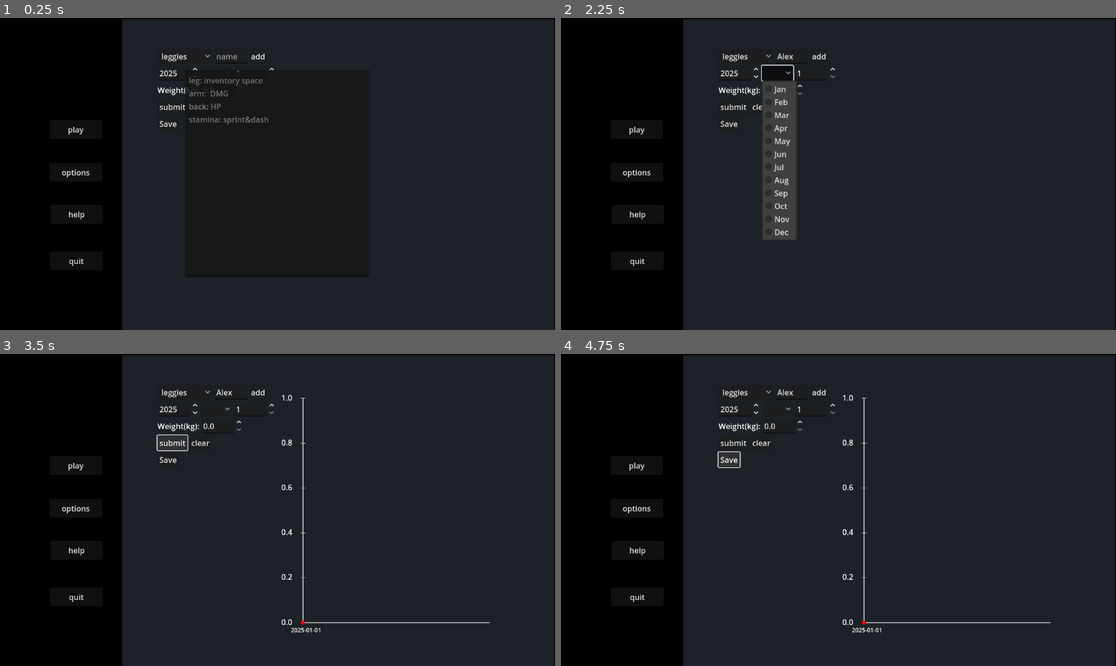
Above: before the commit, frames 1-4 (two rows, left to right).
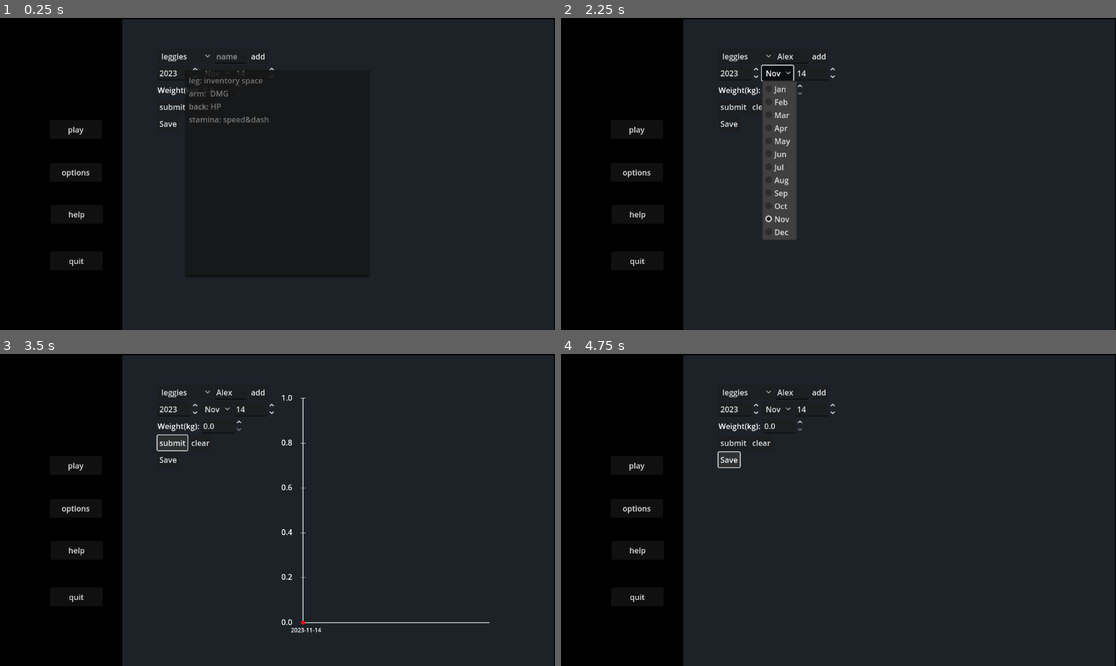
Above: after the commit, the same moments.

Repository: Actusel/fantastic-octo-computing-machine
Game: Godot game, scene res://menus/main_menu.tscn
Same seed, same stepped clock (60 frames per second), same inputs: the game is played once before the commit and once after it. The engine's default icon, where the game draws it, is replaced by a stand-in: a white triangle on a blue panel in a dark square.
Inputs (mouse positions are in pixels of both pictures, inside the frame that each line leads up to):
- Up to frame 1 (0.25 s): no input
- Up to frame 2 (2.25 s): click (794, 55) at 0.52 s; type "Alex" at 0.6 s; click "leggies" at 1.25 s; click (777, 74) at 2 s
- Up to frame 3 (3.5 s): click "submit" at 2.75 s
- Up to frame 4 (4.75 s): click "clear" at 3.5 s; click "Save" at 4.25 s

The runs differ from the first frame. In frame 1, less than 0.1% of the frame differs, in the area x 31-48%, y 16-34%; in frame 2, less than 0.1%; in frame 3, less than 0.1%; in frame 4, 0.6%, in the area x 31-89%, y 13-90%.

Commit message:
Implement loot table system, boss health bar UI and unix time to graph data
Introduces a flexible loot table system for enemies using a new LootItem resource, allowing for configurable drop chances and amounts. Refactors enemy drop logic to use loot tables, and updates enemy scenes to support this. Adds a dynamic boss health bar to the player UI, with methods for updating and hiding it, and synchronizes boss health with the player. Also includes minor adjustments to player and enemy speed, item usage, and collision masks. Refactored exercise statistics and graph to use unix time, and changed form starting values to use system time.

Diff:
--- a/Global.gd
+++ b/Global.gd
@@ -23,7 +23,6 @@
 
 func update(new_data):
 	graph_data = new_data
-	print(graph_data)
 	if graph_data:
 		stamina = _find_max_y(graph_data["stamina"])
 		leg = _find_max_y(graph_data["leggies"])
@@ -142,7 +141,7 @@
 	var item = inventory[index]["item"]
 
 	if item.type == "food":
-		get_tree().call_group("player", "hp_changed", item.strongness)
+		get_tree().call_group("player", "heal", item.strongness)
 		remove_item(index, 1)
 
 	elif item.type in ["helmet", "body", "weapon", "shield", "arrow"]:
--- a/combat/advanced_projectile.gd
+++ b/combat/advanced_projectile.gd
@@ -48,8 +48,6 @@
 	# Ignore shooter if needed, but for now just hit anything
 	if body.has_method("take_damage"):
 		body.take_damage(damage)
-	elif body.has_method("hp_changed"):
-		body.hp_changed(-damage)
 
 	queue_free()
 
--- a/combat/laser_beam.gd
+++ b/combat/laser_beam.gd
@@ -50,9 +50,9 @@
 		# Visually stop the line at the hit point
 		line.points[1] = to_local(hit_point)
 
-		if hit_obj.is_in_group("player") and hit_obj.has_method("hp_changed"):
+		if hit_obj.is_in_group("player") and hit_obj.has_method("take_damage"):
 			# Damage is applied every frame, so keep the number low!
-			hit_obj.hp_changed(-damage_per_tick)
+			hit_obj.take_damage(damage_per_tick)
 	else:
 		# If hitting nothing, draw line to max distance
 		line.points[1] = target_position
--- a/entities/base_entity.gd
+++ b/entities/base_entity.gd
@@ -4,7 +4,7 @@
 signal died
 
 @export var max_hp: float = 100.0
-@export var speed: float = 200.0
+@export var speed: float = 100.0
 
 var current_hp: float
 var can_attack: bool = true
--- a/entities/enemies/base_enemy.gd
+++ b/entities/enemies/base_enemy.gd
@@ -1,7 +1,7 @@
 class_name BaseEnemy extends BaseEntity
 
 @export var arrival_tolerance: float = 3.0
-@export var loot_table: Array[ItemData] = [] # Or use PackedScenes/Resources
+@export var loot_table: Array[LootItem] = [preload("res://wine_enemy_drops.tres")]
 
 # Common references
 var player: CharacterBody2D = null
@@ -33,19 +33,20 @@
 	queue_free()
 
 func drop_item():
-	# Default implementation using the hardcoded logic from melee_enemy for now
-	# Ideally this uses loot_table
 	var item_scene = preload("res://items&inventory/item.tscn")
-	var spear_data = preload("res://items&inventory/items/spear.tres")
-	var wine_data = preload("res://items&inventory/items/wine.tres")
-	var item_instance = item_scene.instantiate()
 
-	if randf() > 0.5:
-		item_instance.item_data = spear_data
-	else:
-		item_instance.item_data = wine_data
+	for loot_entry in loot_table:
+		if not loot_entry or not loot_entry.item_data:
+			continue
 
-	var random_offset = Vector2(randf_range(-30, 30), randf_range(-30, 30))
-	item_instance.global_position = global_position + random_offset
+		if loot_entry.chance >= 1.0 or randf() <= loot_entry.chance:
+			var count = loot_entry.get_drop_count()
+			if count > 0:
+				var item_instance = item_scene.instantiate()
+				item_instance.item_data = loot_entry.item_data
+				item_instance.amount = count
 
-	get_parent().call_deferred("add_child", item_instance)
+				var random_offset = Vector2(randf_range(-30, 30), randf_range(-30, 30))
+				item_instance.global_position = global_position + random_offset
+
+				get_parent().call_deferred("add_child", item_instance)
--- a/entities/enemies/bosses/dragon_boss_fight.gd
+++ b/entities/enemies/bosses/dragon_boss_fight.gd
@@ -16,7 +16,6 @@
 # --- Timer References (Add these nodes as children of the Boss) ---
 @onready var attack_timer = $AttackTimer
 @onready var movement_tween: Tween
-@onready var hp_bar: ProgressBar = $hp_bar
 
 # --- Difficulty Scaling Logic ---
 var bullet_count: int
@@ -26,8 +25,13 @@
 	calculate_difficulty_stats()
 	current_hp = max_hp
 	start_attack_cycle()
-	hp_bar.max_value = max_hp
-	hp_bar.value = max_hp
+
+	if has_node("hp_bar"):
+		get_node("hp_bar").hide()
+
+	var player = get_tree().get_first_node_in_group("player")
+	if player and player.has_method("update_boss_health"):
+		player.update_boss_health(current_hp, max_hp)
 
 func calculate_difficulty_stats():
 	# CLAMP bullet count: Starts at 5, maxes at 30.
@@ -47,7 +51,11 @@
 	if current_stage == Stage.TRANSITION: return
 
 	current_hp += amount
-	hp_bar.value = current_hp
+
+	var player = get_tree().get_first_node_in_group("player")
+	if player and player.has_method("update_boss_health"):
+		player.update_boss_health(current_hp, max_hp)
+
 	print(current_hp)
 
 	# Check for Phase Transition (50% HP)
@@ -228,5 +236,10 @@
 func die():
 	Global.level+=1
 	SaveManager.save_game()
+
+	var player = get_tree().get_first_node_in_group("player")
+	if player and player.has_method("hide_boss_health"):
+		player.hide_boss_health()
+
 	get_tree().change_scene_to_file("res://environments/maze.tscn")
 	queue_free()
--- /dev/null
+++ b/entities/enemies/loot_item.gd
@@ -0,0 +1,27 @@
+class_name LootItem extends Resource
+
+enum Distribution {
+	UNIFORM,
+	LOWER_IS_BETTER
+}
+
+@export var item_data: ItemData
+@export_range(0.0, 1.0) var chance: float = 1.0
+@export var min_amount: int = 1
+@export var max_amount: int = 1
+@export var distribution: Distribution = Distribution.UNIFORM
+
+func get_drop_count() -> int:
+	if min_amount >= max_amount:
+		return min_amount
+
+	match distribution:
+		Distribution.UNIFORM:
+			return randi_range(min_amount, max_amount)
+		Distribution.LOWER_IS_BETTER:
+			# Bias towards min_amount using a square curve
+			var t = randf()
+			t = t * t
+			return min_amount + floor(t * (max_amount - min_amount + 1))
+
+	return min_amount
--- a/entities/enemies/melee_enemy.tscn
+++ b/entities/enemies/melee_enemy.tscn
@@ -1,9 +1,12 @@
-[gd_scene load_steps=11 format=3 uid="uid://b57ut7t2odqej"]
+[gd_scene load_steps=15 format=3 uid="uid://b57ut7t2odqej"]
 
 [ext_resource type="Texture2D" uid="uid://bmspdadwfumot" path="res://assets/icon.svg" id="1_otv3p"]
 [ext_resource type="Script" uid="uid://pq8gromuo0og" path="res://entities/enemies/melee_enemy.gd" id="1_vn61j"]
 [ext_resource type="Texture2D" uid="uid://blcesbt6kmxbg" path="res://assets/long_arrow.png" id="2_kj6g3"]
 [ext_resource type="Script" uid="uid://bv3wxj82p0prm" path="res://items&inventory/item_data.gd" id="3_j2cp2"]
+[ext_resource type="Resource" uid="uid://bbi1f0s3e6nmr" path="res://items&inventory/items/spear.tres" id="4_omiy7"]
+[ext_resource type="Script" uid="uid://cxqoqdw8t4gis" path="res://entities/enemies/loot_item.gd" id="4_pyybu"]
+[ext_resource type="Resource" uid="uid://dxjkcc121w4py" path="res://wine_enemy_drops.tres" id="5_wivaj"]
 
 [sub_resource type="Resource" id="Resource_kj6g3"]
 script = ExtResource("3_j2cp2")
@@ -11,6 +14,12 @@
 icon = ExtResource("2_kj6g3")
 strongness = 15.0
 metadata/_custom_type_script = "uid://bv3wxj82p0prm"
+
+[sub_resource type="Resource" id="Resource_niood"]
+script = ExtResource("4_pyybu")
+item_data = ExtResource("4_omiy7")
+chance = 0.2
+metadata/_custom_type_script = "uid://cxqoqdw8t4gis"
 
 [sub_resource type="CircleShape2D" id="CircleShape2D_vn61j"]
 radius = 26.019224
@@ -34,6 +43,8 @@
 wall_min_slide_angle = 0.0
 script = ExtResource("1_vn61j")
 weapon_data = SubResource("Resource_kj6g3")
+loot_table = Array[ExtResource("4_pyybu")]([ExtResource("5_wivaj"), SubResource("Resource_niood")])
+speed = 150.0
 
 [node name="Sprite2D" type="Sprite2D" parent="."]
 modulate = Color(1, 0, 0, 1)
--- a/entities/enemies/spike_shooter_enemy.tscn
+++ b/entities/enemies/spike_shooter_enemy.tscn
@@ -17,6 +17,7 @@
 
 [node name="SpikeShooterEnemy" type="CharacterBody2D" groups=["enemy"]]
 collision_layer = 4
+collision_mask = 17
 motion_mode = 1
 script = ExtResource("1_0qun3")
 
--- a/entities/enemies/turret_enemy.gd
+++ b/entities/enemies/turret_enemy.gd
@@ -75,7 +75,7 @@
 		shoot()
 
 		if run:
-			velocity = Vector2(1, 0).rotated(rotation)*-75
+			velocity = Vector2(1, 0).rotated(rotation)*-speed
 			move_and_slide()
 		else: velocity = Vector2.ZERO
 	# If the ray *is* colliding, it means a wall is in the way.
--- a/entities/enemies/turret_enemy.tscn
+++ b/entities/enemies/turret_enemy.tscn
@@ -21,8 +21,10 @@
 
 [node name="TurretEnemy" type="CharacterBody2D" groups=["enemy"]]
 collision_layer = 4
+collision_mask = 17
 motion_mode = 1
 script = ExtResource("1_l1ivg")
+speed = 75.0
 
 [node name="Sprite2D" type="Sprite2D" parent="."]
 modulate = Color(1, 0, 0, 1)
--- a/entities/player/player.gd
+++ b/entities/player/player.gd
@@ -13,10 +13,10 @@
 @onready var player_sprite: Sprite2D = $PlayerSprite
 @onready var collision_shape_2d: CollisionShape2D = $CollisionShape2D
 @onready var projectile_spawn: Marker2D = $ProjectileSpawn
+@onready var save_label: Label = $ui/SaveLabel
 # Decoupled MazeGen reference
 signal player_died
 
-var save_label: Label
 
 @export var weapon: ItemData = null
 # can_attack is in BaseEntity
@@ -29,16 +29,13 @@
 var dashing = false
 var dash_timer: float
 var damage: float
+var boss_bar: ProgressBar
 
 func _ready() -> void:
 	super._ready()
 	# Create Save Label
-	save_label = Label.new()
-	save_label.text = "Progress Saved"
-	save_label.visible = false
-	save_label.position = Vector2(20, 20) # Adjust position as needed
-	save_label.add_theme_color_override("font_color", Color.YELLOW)
-	$ui.add_child(save_label)
+
+	_setup_boss_bar()
 
 	SaveManager.game_saved.connect(_on_game_saved)
 
@@ -50,6 +47,38 @@
 
 	# Sync with Global equipment
 	Global.reapply_equipment_effects()
+
+func _setup_boss_bar():
+	boss_bar = ProgressBar.new()
+	$ui.add_child(boss_bar)
+	boss_bar.name = "BossHP"
+	boss_bar.visible = false
+	boss_bar.show_percentage = false
+
+	# Set anchors to bottom wide
+	boss_bar.set_anchors_preset(Control.PRESET_BOTTOM_WIDE)
+	boss_bar.offset_left = 200
+	boss_bar.offset_right = -200
+	boss_bar.offset_bottom = -50
+	boss_bar.offset_top = -80
+
+	var style_fill = StyleBoxFlat.new()
+	style_fill.bg_color = Color(0.8, 0.1, 0.1) # Red
+	boss_bar.add_theme_stylebox_override("fill", style_fill)
+
+	var style_bg = StyleBoxFlat.new()
+	style_bg.bg_color = Color(0.2, 0.2, 0.2, 0.8) # Dark Gray
+	boss_bar.add_theme_stylebox_override("background", style_bg)
+
+func update_boss_health(boss_current_hp: float, boss_max_hp: float):
+	if not boss_bar.visible:
+		boss_bar.visible = true
+	boss_bar.max_value = boss_max_hp
+	boss_bar.value = boss_current_hp
+
+func hide_boss_health():
+	if boss_bar:
+		boss_bar.visible = false
 
 func _on_game_saved():
 	if save_label:
@@ -57,12 +86,6 @@
 		var timer = get_tree().create_timer(2.0)
 		timer.timeout.connect(func(): save_label.visible = false)
 
-func hp_changed(amount):
-	if amount < 0:
-		if not dashing:
-			take_damage(-amount)
-	else:
-		heal(amount)
 
 	hp_label.text = str(current_hp) + "/" + str(max_hp)
 
@@ -192,17 +215,15 @@
 		 .tween_callback(_apply_damage.bind(target)) \
 		 .set_delay(damage_delay)
 
-	# 3. Hide weapon when animation completes
+	# 3. Hide weapon and reset rotation when animation completes
 	tween.tween_callback(weapon_sprite.hide)
+	tween.tween_callback(weapon_sprite.set_rotation.bind(0))
 
 
 
 # This new function holds the damage logic
 func _apply_damage(target: Node2D) -> void:
 	# We must check again if the target is still valid and in range
-	# This prevents the player from being hit if they dash away just in time
-	print(target)
-	print(enemy)
 	var is_enemy_still_in_range = false
 	for body in melee_area.get_overlapping_bodies():
 		if body == target:
--- a/entities/player/player.tscn
+++ b/entities/player/player.tscn
@@ -30,6 +30,7 @@
 collision_layer = 2
 motion_mode = 1
 script = ExtResource("1_h8b4u")
+speed = 200.0
 
 [node name="PlayerSprite" type="Sprite2D" parent="."]
 scale = Vector2(0.25, 0.25)
@@ -98,6 +99,16 @@
 offset_right = 150.0
 offset_bottom = 200.0
 
+[node name="SaveLabel" type="Label" parent="ui"]
+visible = false
+offset_left = 20.0
+offset_top = 20.0
+offset_right = 138.0
+offset_bottom = 43.0
+theme_override_colors/font_color = Color(1, 1, 0.47843137, 1)
+theme_override_colors/font_outline_color = Color(0, 0, 0, 1)
+text = "Progress Saved 💾"
+
 [node name="MeleeArea" type="Area2D" parent="."]
 scale = Vector2(1.5, 1.5)
 collision_layer = 0
--- a/environments/area_1.tscn
+++ b/environments/area_1.tscn
@@ -10,6 +10,7 @@
 [ext_resource type="PackedScene" uid="uid://b57ut7t2odqej" path="res://entities/enemies/melee_enemy.tscn" id="8_wgmrn"]
 [ext_resource type="PackedScene" uid="uid://c4e4vmgjbyk5j" path="res://items&inventory/items/spear.tscn" id="9_xww42"]
 [ext_resource type="PackedScene" uid="uid://brym6sporoaco" path="res://items&inventory/items/red_shield.tscn" id="10_ngsoq"]
+[ext_resource type="PackedScene" uid="uid://qc8qcckb3mn0" path="res://items&inventory/items/wine.tscn" id="11_1stvt"]
 
 [node name="area_1" type="Node2D"]
 
@@ -70,3 +71,6 @@
 
 [node name="item3" parent="." instance=ExtResource("9_xww42")]
 position = Vector2(227, 350)
+
+[node name="wine" parent="." instance=ExtResource("11_1stvt")]
+position = Vector2(334, 255)
--- a/environments/boss_room.tscn
+++ b/environments/boss_room.tscn
@@ -10,8 +10,11 @@
 tile_map_data = PackedByteArray("AAADAP//DQAfAAsAAAADAAAADQAfAA0AAAADAAEADQAfAA4AAAADAAIADQAfAA0AAAADAAMADQAfAA4AAAADAA …(18736 unchanged characters)…
 tile_set = ExtResource("1_any6y")
 
+[node name="Camera2D" type="Camera2D" parent="."]
+anchor_mode = 0
+
 [node name="player" parent="." instance=ExtResource("2_n8ie0")]
-position = Vector2(590, 317)
+position = Vector2(574, 114)
 
 [node name="DragonBossFight" parent="." instance=ExtResource("3_n8ie0")]
-position = Vector2(604, 471)
+position = Vector2(575, 360)
--- a/environments/maze_gen.gd
+++ b/environments/maze_gen.gd
@@ -38,6 +38,7 @@
 
 
 func _ready() -> void:
+	Global.level = 4
 	if not tile_map_layer or not player:
 		push_error("MazeGenerator: Please assign TileMapLayer AND Player in inspector.")
 		return
--- a/items&inventory/UI/inv_slot.gd
+++ b/items&inventory/UI/inv_slot.gd
@@ -80,11 +80,12 @@
 		drop_pos = player.global_position
 
 	# Spawn multiple items for the stack
-	for i in range(stack_count):
-		var ground_item := ground_item_scene.instantiate()
-		ground_item.item_data = item_data
-		ground_item.global_position = drop_pos + Vector2(randf_range(-10, 10), randf_range(-10, 10))
-		get_tree().current_scene.add_child(ground_item)
+
+	var ground_item := ground_item_scene.instantiate()
+	ground_item.item_data = item_data
+	ground_item.amount = stack_count
+	ground_item.global_position = drop_pos + Vector2(randf_range(-10, 10), randf_range(-10, 10))
+	get_tree().current_scene.add_child(ground_item)
 
 	# Remove from data
 	if slot_type == slot_types.inventory:
--- a/items&inventory/item.gd
+++ b/items&inventory/item.gd
@@ -1,7 +1,9 @@
 extends Area2D
 
 @export var item_data: ItemData          # The resource describing this item
+@export var amount: int = 1              # The amount of this item (for stackable items)
 @onready var visual: Sprite2D = $visual
+@onready var amount_label: Label = $AmountLabel
 
 var inside: bool = false
 var can_pickup: bool = true
@@ -9,8 +11,9 @@
 
 func _ready():
 	# Load the item icon from the resource
-	if item_data and item_data.icon:
+	if item_data and item_data.icon and amount_label:
 		visual.texture = item_data.icon
+		amount_label.text = str(amount)
 
 	body_entered.connect(_on_body_enter)
 	body_exited.connect(_on_body_exit)
@@ -38,10 +41,12 @@
 
 	# Attempt to add to Global inventory
 	# Global.add_item returns the amount that was NOT added (leftover)
-	var leftover = Global.add_item(item_data, 1)
+	var leftover = Global.add_item(item_data, amount)
 
 	if leftover == 0:
 		# Successfully picked up everything
 		queue_free()
 	else:
+		# Could not pick up everything
+		amount = leftover
 		print("Inventory full or too heavy!")
--- a/items&inventory/item.tscn
+++ b/items&inventory/item.tscn
@@ -14,3 +14,12 @@
 
 [node name="CollisionShape2D" type="CollisionShape2D" parent="."]
 shape = SubResource("CircleShape2D_ys7tt")
+
+[node name="AmountLabel" type="Label" parent="."]
+offset_left = 7.0
+offset_top = 5.0
+offset_right = 47.0
+offset_bottom = 28.0
+theme_override_colors/font_color = Color(1, 1, 1, 1)
+theme_override_colors/font_outline_color = Color(0, 0, 0, 1)
+theme_override_constants/outline_size = 3
--- a/menus/exercise_statistics.gd
+++ b/menus/exercise_statistics.gd
@@ -13,12 +13,15 @@
 @onready var label: Label = $VBoxContainer/WeightRow/label
 @onready var save_to_file: Button = $VBoxContainer/FileSaveRow/SaveToFile
 
-
 var graph_data := {}
-var current_graph = "armstrong"
+var current_graph = "leggies"
 
 # Called when the node enters the scene tree for the first time.
 func _ready():
+	var current_time = Time.get_datetime_dict_from_system()
+	year.value = current_time["year"]
+	month.select(current_time["month"] - 1)
+	day.value = current_time["day"]
 	SaveManager.load_game()
 	Global.game_started.connect(_on_game_started)
 	if Global.graph_data: graph_data=Global.graph_data
@@ -30,7 +33,8 @@
 	clear.pressed.connect(_on_clear)
 	save_to_file.pressed.connect(_on_save_button_pressed)
 	add_graph.pressed.connect(_on_add_graph)
-	graph_.update_graph(graph_data)
+	if graph_.all_graphs:graph_.update_graph(graph_data)
+	else: graph_.update_graph(graph_data[current_graph])
 
 func _on_add_graph():
 	if not line_edit.text: return
@@ -47,51 +51,34 @@
 	else: label.text = "Weight(kg):"
 
 
-func date_to_days(year: int, month: int, day: int) -> float:
-	# Calculate days from complete years
-	var total_days = year * 365
 
-	# Add leap days (every 4 years, except century years unless divisible by 400)
-	var leap_days = int(year / 4) - int(year / 100) + int(year / 400)
-	total_days += leap_days
-
-	# Days in each month (non-leap year)
-	var days_in_month = [31, 28, 31, 30, 31, 30, 31, 31, 30, 31, 30, 31]
-
-	# Check if current year is a leap year
-	var is_leap = (year % 4 == 0 and year % 100 != 0) or (year % 400 == 0)
-	if is_leap:
-		days_in_month[1] = 29
-
-	# Add days from complete months in current year
-	for m in range(month):
-		total_days += days_in_month[m]
-
-	# Add remaining days
-	total_days += day
-
-	return float(total_days)
 
 func _on_submit():
 	var y_val = weight.value
-	var days = date_to_days(year.value,(month.get_selected_id()),day.value)
+	var datetime = {
+		"year": int(year.value),
+		"month": month.get_selected_id() + 1,
+		"day": int(day.value)
+	}
+	var unix_time = Time.get_unix_time_from_datetime_dict(datetime)
 	var updated = false
 	for points in graph_data[current_graph]:
-		if points["date"] == days:
+		if points["date"] == unix_time:
 			points["y"] = y_val
 			updated = true
 			break
-	if not updated: graph_data[current_graph].append({ "date": days, "y": y_val })
+	if not updated: graph_data[current_graph].append({ "date": unix_time, "y": y_val })
 
 	if graph_.all_graphs: graph_.call_deferred("update_graph", graph_data)
 	else: graph_.call_deferred("update_graph", graph_data[current_graph])
-
 
 func _on_game_started():
 	Global.update(graph_data)
 
 func _on_clear():
-	pass
+	graph_data = {}
+	graph_.update_graph(graph_data)
 
 func _on_save_button_pressed():
+	Global.update(graph_data)
 	SaveManager.save_game()
--- a/menus/graph_.gd
+++ b/menus/graph_.gd
@@ -1,7 +1,7 @@
 extends Control
 
 var datasets = {}
-var all_graphs = true
+var all_graphs = false
 var colors = [Color.RED, Color.SKY_BLUE, Color.LIME_GREEN, Color.ORANGE, Color.VIOLET]
 
 func update_graph(new_data) -> void:
@@ -95,7 +95,7 @@
 			var nx = (px - min_x) / (max_x - min_x)
 			var ny = (py - min_y) / (max_y - min_y)
 			var pos = Vector2(margin + nx * graph_width, origin.y - ny * graph_height)
-			var date_label := days_to_date(px)
+			var date_label := Time.get_date_string_from_unix_time(int(px))
 			var label_pos := Vector2(pos.x - 25, origin.y + 20)
 			draw_string(
 			get_theme_default_font(),
@@ -110,45 +110,3 @@
 			if i > 0:
 				draw_line(prev_pos, pos, color, 2)
 			prev_pos = pos
-
-# ---- Helper: Convert day number -> YYYY-MM-DD ----
-func days_to_date(total_days: float) -> String:
-	var days = int(total_days)
-
-	# Estimate year (approximation: 365.2425 days per year in Gregorian calendar)
-	var year = int(days / 365.2425)
-
-	# Refine year estimate by calculating actual days up to that year
-	while true:
-		var days_in_year = year * 365
-		var leap_days = int(year / 4) - int(year / 100) + int(year / 400)
-		var total_to_year = days_in_year + leap_days
-
-		if total_to_year > days:
-			year -= 1
-		else:
-			days -= total_to_year
-			break
-
-	# Check if current year is a leap year
-	var is_leap = (year % 4 == 0 and year % 100 != 0) or (year % 400 == 0)
-
-	# Days in each month
-	var days_in_month = [31, 28, 31, 30, 31, 30, 31, 31, 30, 31, 30, 31]
-	if is_leap:
-		days_in_month[1] = 29
-
-	# Find the month
-	var month = 1
-	for m in range(12):
-		if days > days_in_month[m]:
-			days -= days_in_month[m]
-			month += 1
-		else:
-			break
-
-	# Remaining days is the day of month
-	var day = days
-
-	# Format as "year-month-day"
-	return "%d-%02d-%02d" % [year, month, day]
--- a/menus/main_menu.tscn
+++ b/menus/main_menu.tscn
@@ -64,5 +64,6 @@
 text = "leg: inventory space
 arm:  DMG
 back: HP
-stamina: sprint&dash"
+stamina: speed&dash"
 editable = false
+scroll_vertical = 1.0
--- /dev/null
+++ b/wine_enemy_drops.tres
@@ -0,0 +1,11 @@
+[gd_resource type="Resource" script_class="LootItem" load_steps=3 format=3 uid="uid://dxjkcc121w4py"]
+
+[ext_resource type="Resource" uid="uid://ce6otr60yuqpj" path="res://items&inventory/items/wine.tres" id="1_ifps8"]
+[ext_resource type="Script" uid="uid://cxqoqdw8t4gis" path="res://entities/enemies/loot_item.gd" id="2_uvjsj"]
+
+[resource]
+script = ExtResource("2_uvjsj")
+item_data = ExtResource("1_ifps8")
+chance = 0.5
+max_amount = 3
+metadata/_custom_type_script = "uid://cxqoqdw8t4gis"
Not shown, added: entities/enemies/loot_item.gd.uid
Not shown: 1 places in environments/area_1.tscn that only renumber resources
